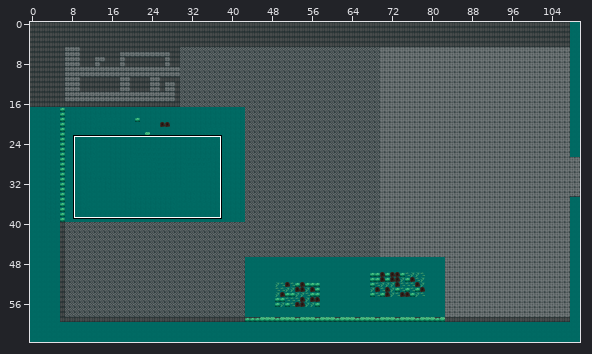
Two states of a Tiled map, data/maps/map_test_128_64_mc_2.tmx. Above: a wide view before the commit, with the close-up outlined.
Close-up. Before the commit:
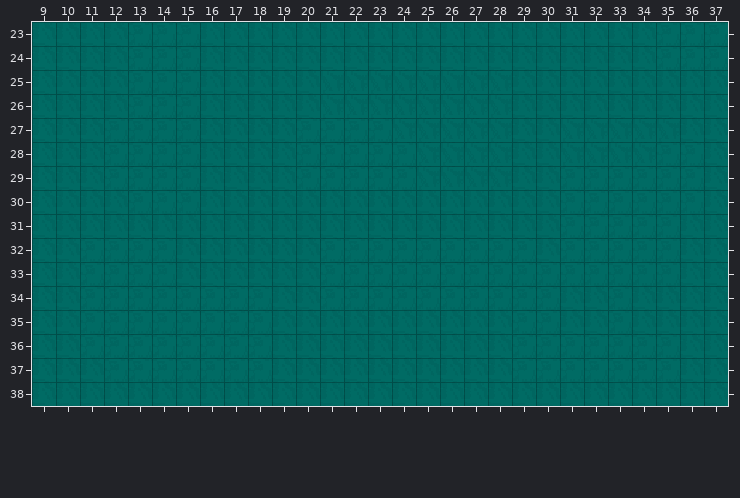
Cells are 16x16 px. Shown: x 9..37, y 23..38.
Now the later version:
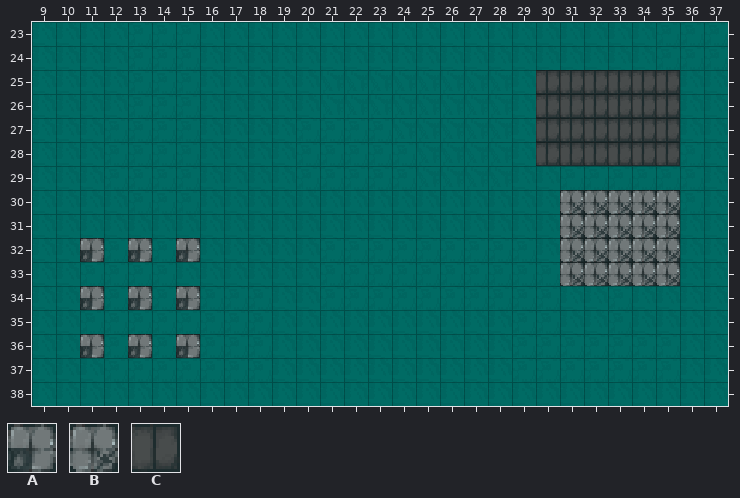
Key: from "prison_inside": A 10, B 11, C 15.
_ is an empty cell, . an unchanged one.
What changed:
--- layer "foreground"
@@ x 30..35 @@
-25 ______
-26 ______
-27 ______
-28 ______
+25 CCCCCC
+26 CCCCCC
+27 CCCCCC
+28 CCCCCC
@@ x 11..35 @@
-30 ...................._____
-31 ...................._____
-32 _._._..............._____
-33 ...................._____
-34 _._._....................
+30 ....................BBBBB
+31 ....................BBBBB
+32 A.A.A...............BBBBB
+33 ....................BBBBB
+34 A.A.A....................
@@ x 11..15 @@
-36 _._._
+36 A.A.A
